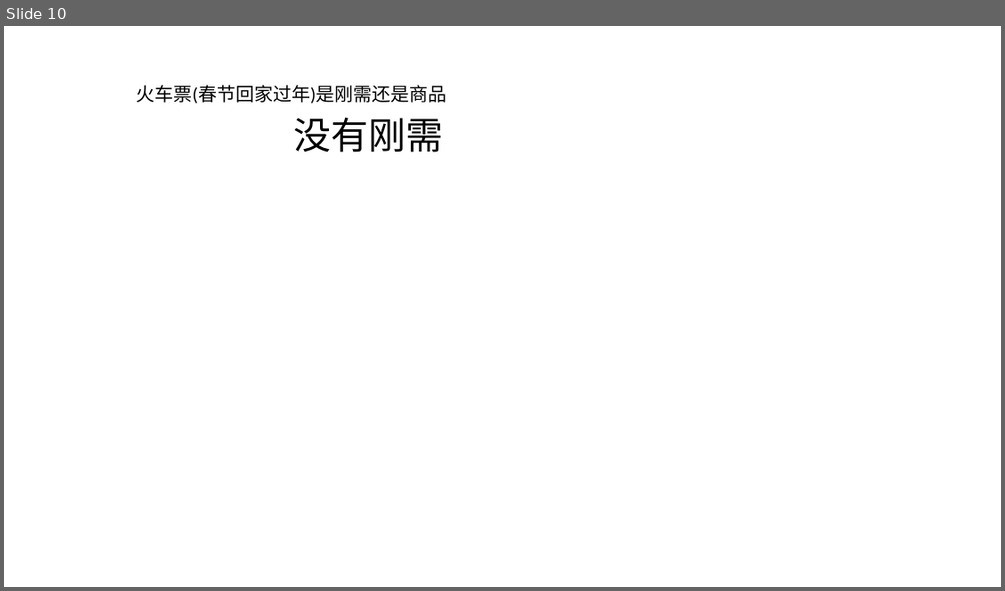
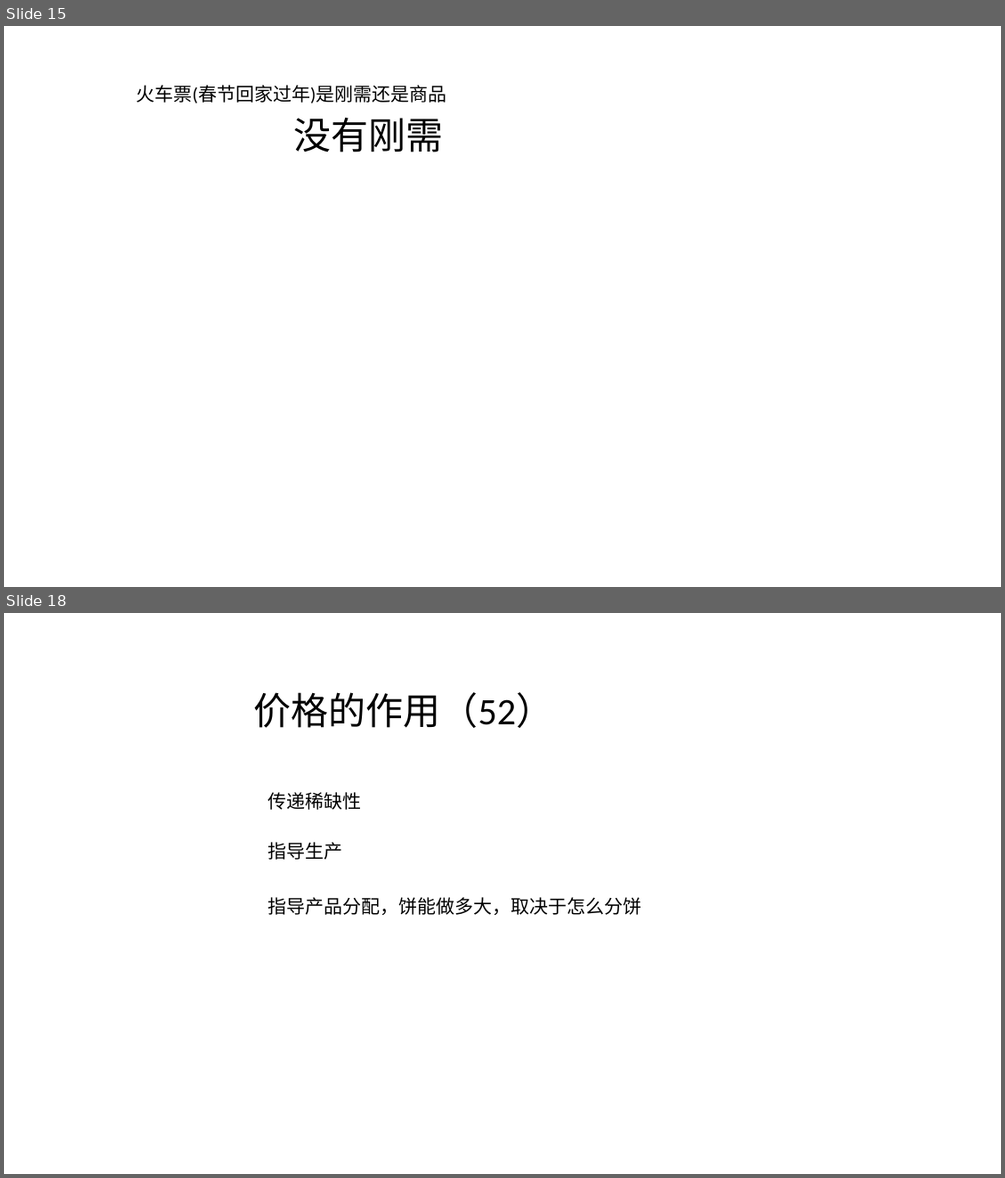
Before and after one commit to FredJiangFei/MyDocuments, a slide deck: 火车票/火车票.pptx. Shown one above the other, each under a label of ours: slide 10 before the commit, slides 15 and 18 after it; the slides between them are not shown. The pictures are 1005x591 and 1005x1178 pixels, drawn with LibreOffice and Linux fonts; fonts in the diff are those of the drawing. Boxes give left, top, right and bottom in pixels: in the first picture for what was removed or moved away, otherwise in the second. Text is boxed around its words. In the diff, an @@ line names an element or a change of style, - is before the commit and + after.

```diff
--- a/火车票/火车票.pptx
+++ b/火车票/火车票.pptx
@@ slide 18 added at bbox=[4, 613, 1001, 1174], background #FFFFFF @@
@@ text added at bbox=[254, 692, 554, 728], 36 pt, text #000000 @@
+价格的作用（52）
@@ text added at bbox=[268, 792, 362, 810], 18 pt, text #000000 @@
+传递稀缺性
@@ text added at bbox=[268, 842, 343, 860], 18 pt, text #000000 @@
+指导生产
@@ text added at bbox=[268, 897, 642, 915], 18 pt, text #000000 @@
+指导产品分配，饼能做多大，取决于怎么分饼
@@ what was slide 10 is now slide 15 @@
```
Also in this commit, not shown: 4 slides changed, 7 other slides added, 1 slide removed, 2 other files.
